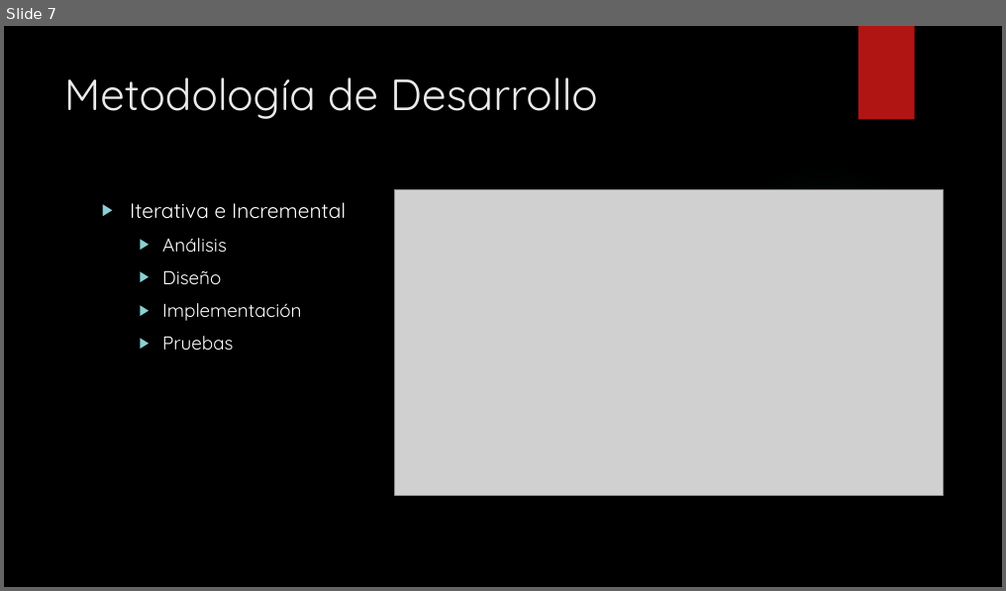
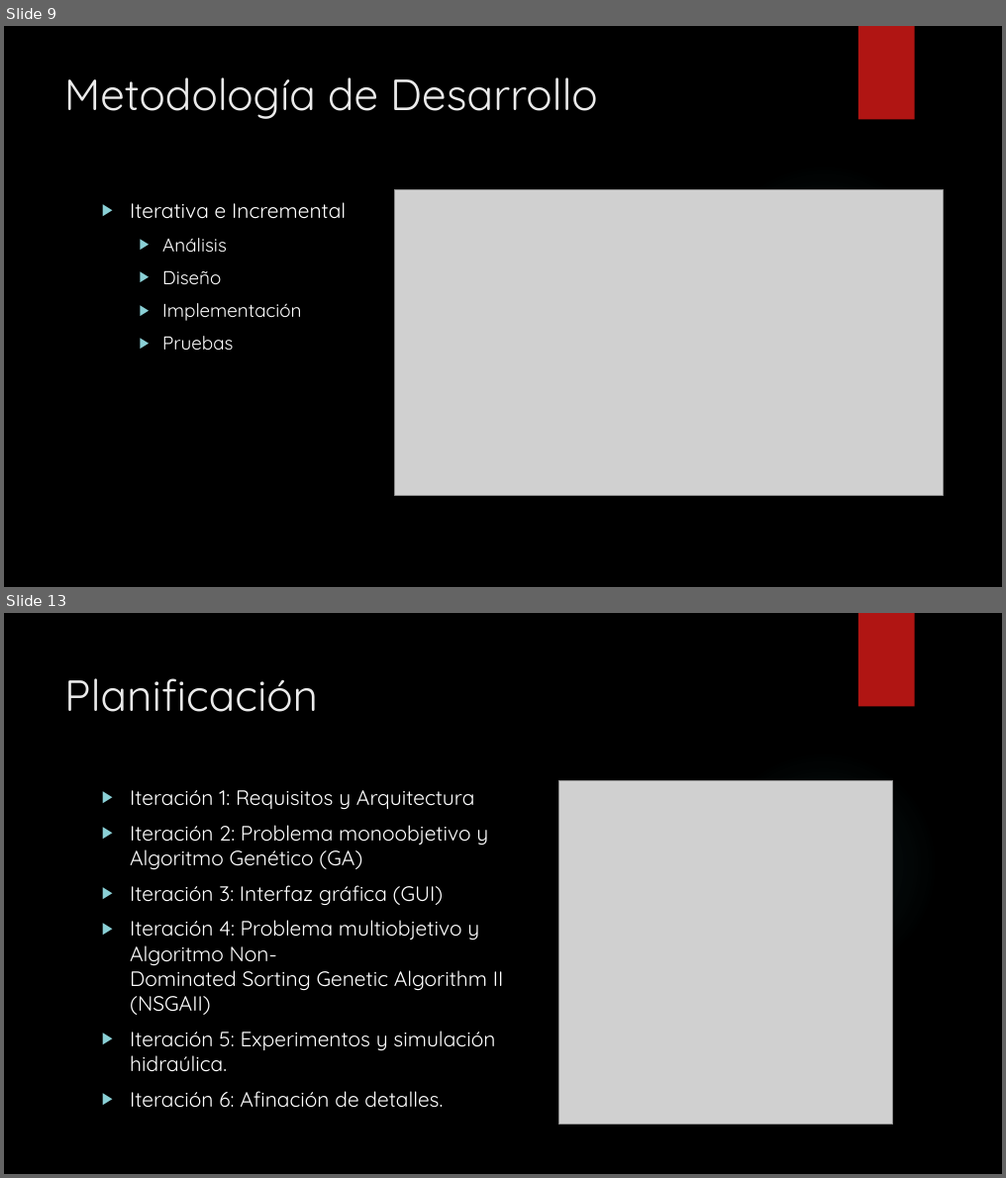
Before and after one commit to gsanhuezafuentes/ProyectoDeMemoria, a slide deck: presentacion/JHawanet.pptx. Shown one above the other, each under a label of ours: slide 7 before the commit, slides 9 and 13 after it; the slides between them are not shown. The pictures are 1006x591 and 1006x1178 pixels, drawn with LibreOffice and Linux fonts; fonts in the diff are those of the drawing; grey boxes stand for pictures; background and template pictures are left out. Boxes give left, top, right and bottom in pixels: in the first picture for what was removed or moved away, otherwise in the second. Text is boxed around its words. In the diff, an @@ line names an element or a change of style, - is before the commit and + after.

```diff
--- a/presentacion/JHawanet.pptx
+++ b/presentacion/JHawanet.pptx
@@ slide 13 added at (4, 613, 1002, 1174), background picture (left out); not listed: 2 template elements that a slide beside it also shows @@
@@ title added at (64, 678, 318, 712), 42 pt, text #EBEBEB @@
+Planificación
@@ text added at (130, 790, 504, 1108), 20 pt, text #FFFFFF @@
+▶ Iteración 1: Requisitos y Arquitectura
+▶ Iteración 2: Problema monoobjetivo y Algoritmo Genético (GA)
+▶ Iteración 3: Interfaz gráfica (GUI)
+▶ Iteración 4: Problema multiobjetivo y Algoritmo Non-Dominated Sorting Genetic Algorithm II (NSGAII)
+▶ Iteración 5: Experimentos y simulación hidraúlica.
+▶ Iteración 6: Afinación de detalles.
@@ picture added at (558, 780, 893, 1124) @@
@@ what was slide 7 is now slide 9 @@
```
Also in this commit, not shown: 6 slides changed, 30 other slides added, 36 other files.
